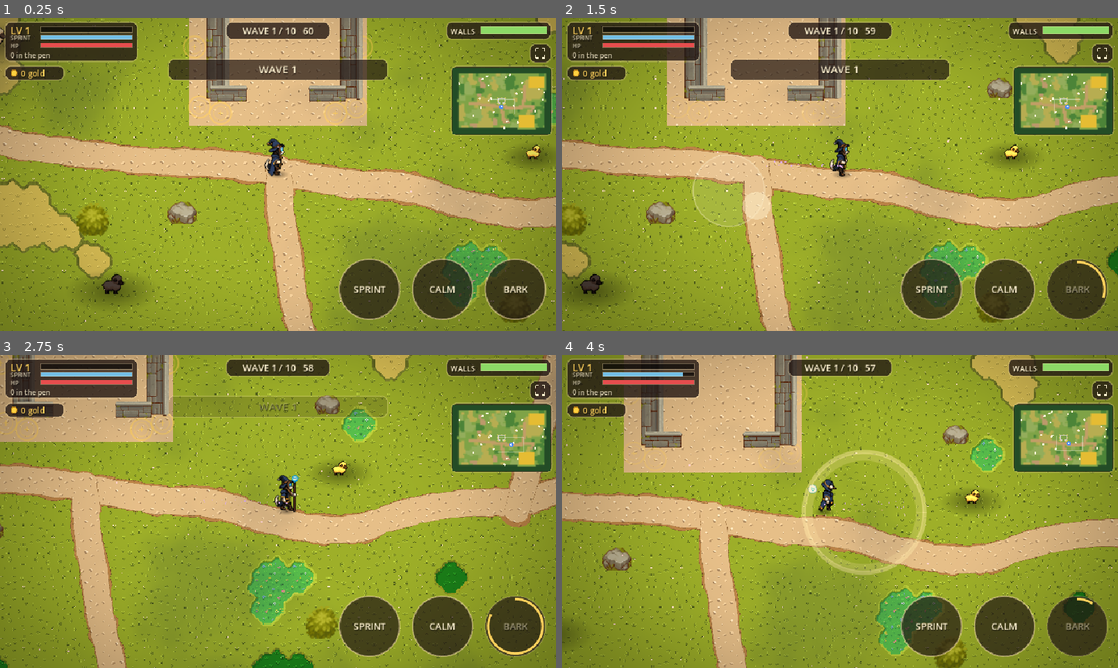
Above: before the commit, frames 1-4 (two rows, left to right).
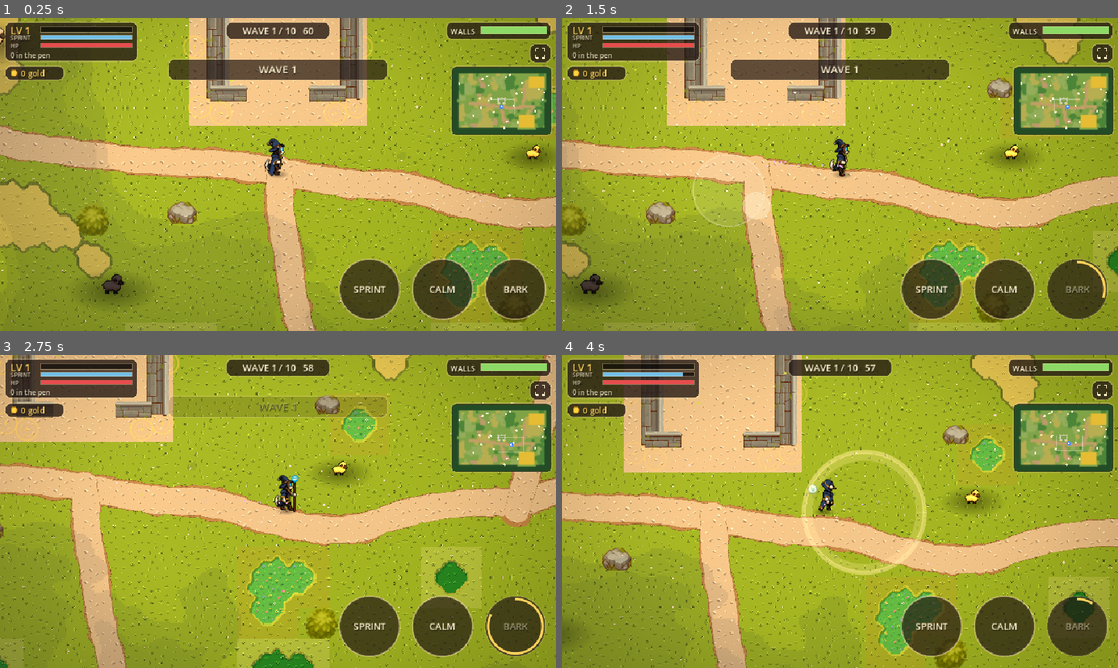
Above: after the commit, the same moments.

Repository: SavageLion/EigthArcanum
Game: Godot game, scene res://main.tscn
The game is run twice, just before and just after one commit, with the same random seed, the same clock (stepped at 60 frames per second) and the same inputs.
Inputs (mouse positions are in pixels of both pictures, inside the frame that each line leads up to):
- Up to frame 1 (0.25 s): no input
- Up to frame 2 (1.5 s): tap Enter at 0.5 s; move the mouse to (962, 158) at 0.52 s; hold D 0.53-1.25 s; tap 1 at 0.6 s; click (962, 158) at 0.67 s; tap Space at 0.77, 1.07 s; drag from (728, 190) to (812, 237) at 1.27 s
- Up to frame 3 (2.75 s): move the mouse to (333, 442) at 2.02 s; hold D from 2.03 s (still down); tap 3 at 2.1 s
- Up to frame 4 (4 s): release D at 2.75 s; drag from (812, 574) to (673, 464) at 2.77 s; move the mouse to (1006, 558) at 3.52 s; hold A from 3.53 s (still down); hold Shift from 3.53 s (still down); tap Space at 3.77 s

The runs differ from the first frame. In frame 1, 7.1% of the frame differs, in the area x 0-100%, y 0-100%; in frame 2, 12%; in frame 3, 16%; in frame 4, 15%.

Commit message:
Survivors: flat sunlit look, crisp cloud shadows, butterflies, petals and leaves, harmonised ground colours
Co-Authored-By: Claude Sonnet 5.5 <noreply@anthropic.com>

Diff:
--- /dev/null
+++ b/prototypes/sheepdog-survivors/butterfly_fx.gd
@@ -0,0 +1,33 @@
+class_name Butterfly
+extends Node2D
+# A small flat-coloured butterfly that wanders around a home spot.
+
+var home: Vector2 = Vector2.ZERO
+var col: Color = Color(1.0, 0.85, 0.3)
+var t: float = 0.0
+var target: Vector2 = Vector2.ZERO
+var heading: float = 0.0
+var speed: float = 22.0
+
+func _ready() -> void:
+	t = randf() * 10.0
+	target = home
+
+func _process(delta: float) -> void:
+	t += delta
+	if position.distance_to(target) < 12.0:
+		target = home + Vector2(randf_range(-110.0, 110.0), randf_range(-80.0, 80.0))
+	var d: Vector2 = target - position
+	heading = lerp_angle(heading, d.angle(), minf(1.0, delta * 2.5))
+	position += Vector2.from_angle(heading) * speed * delta
+	queue_redraw()
+
+func _draw() -> void:
+	var flap: float = absf(sin(t * 16.0))
+	var wy: float = -9.0 + sin(t * 3.0) * 2.0
+	var w: float = 2.0 + 4.0 * flap
+	var dark: Color = col.darkened(0.35)
+	draw_circle(Vector2(0, wy + 14.0), 2.4, Color(0, 0, 0, 0.12))
+	draw_colored_polygon(PackedVector2Array([Vector2(0, wy), Vector2(-w, wy - 4.0), Vector2(-w * 1.1, wy + 1.0), Vector2(-w * 0.5, wy + 3.0)]), col)
+	draw_colored_polygon(PackedVector2Array([Vector2(0, wy), Vector2(w, wy - 4.0), Vector2(w * 1.1, wy + 1.0), Vector2(w * 0.5, wy + 3.0)]), col)
+	draw_line(Vector2(0, wy - 3.0), Vector2(0, wy + 3.0), dark, 1.5)
--- a/prototypes/sheepdog-survivors/main.gd
+++ b/prototypes/sheepdog-survivors/main.gd
@@ -139,7 +139,7 @@
 	else:
 		randomize()
 	style_flat = not search.contains("style=painted")
-	look_mode = search.substr(search.find("look=") + 5).to_int() if search.contains("look=") else 0
+	look_mode = search.substr(search.find("look=") + 5).to_int() if search.contains("look=") else 6
 	smoke = OS.get_cmdline_user_args().has("smoke")
 	if OS.has_feature("web"):
 		demo = str(JavaScriptBridge.eval("window.location.search")).contains("demo")
@@ -184,6 +184,7 @@
 		spawn_stray(true)
 	_setup_camera()
 	_setup_layers()
+	_spawn_butterflies()
 	start_wave(1)
 	if demo or smoke:
 		gold = 600
@@ -204,6 +205,28 @@
 				foxes[foxes.size() - 1].position = dog.position + Vector2(-120.0 + 80.0 * float(i), 60.0 + 20.0 * float(i % 2))
 				foxes[foxes.size() - 1].stun = 40.0
 				world.pads[0].position = Vector2(-9999, -9999)
+
+func _spawn_butterflies() -> void:
+	var cols: Array = [Color(1.0, 0.82, 0.25), Color(1.0, 0.95, 0.95), Color(0.95, 0.5, 0.65), Color(0.45, 0.7, 1.0)]
+	var made: int = 0
+	for tries in 600:
+		if made >= 16:
+			break
+		var p := Vector2(randf_range(150.0, WX - 150.0), randf_range(150.0, WY - 150.0))
+		var on_flowers: bool = world.terr_at(p) == World.T_FLOWER
+		if not on_flowers and made >= 10:
+			continue
+		if not on_flowers and tries < 300:
+			continue
+		if world._blocked(p, 10.0) and not on_flowers:
+			continue
+		var b := Butterfly.new()
+		b.home = p
+		b.position = p
+		b.col = cols[randi() % cols.size()]
+		b.z_index = 28
+		add_child(b)
+		made += 1
 
 func _setup_camera() -> void:
 	cam = Camera2D.new()
@@ -232,6 +255,27 @@
 	pollen.color = Color(1.0, 0.86, 0.92, 0.85)
 	pollen.z_index = 40
 	cam.add_child(pollen)
+	for kind in 2:
+		var pet := CPUParticles2D.new()
+		pet.amount = 10
+		pet.lifetime = 9.0
+		pet.preprocess = 9.0
+		pet.local_coords = false
+		pet.emission_shape = CPUParticles2D.EMISSION_SHAPE_RECTANGLE
+		pet.emission_rect_extents = Vector2(560.0, 60.0)
+		pet.position = Vector2(0.0, -300.0)
+		pet.direction = Vector2(0.4, 1.0)
+		pet.spread = 20.0
+		pet.initial_velocity_min = 10.0
+		pet.initial_velocity_max = 28.0
+		pet.gravity = Vector2(8.0, 6.0)
+		pet.angular_velocity_min = -90.0
+		pet.angular_velocity_max = 90.0
+		pet.scale_amount_min = 2.4
+		pet.scale_amount_max = 3.6
+		pet.color = Color(1.0, 0.86, 0.9, 0.95) if kind == 0 else Color(0.78, 0.86, 0.3, 0.95)
+		pet.z_index = 41
+		cam.add_child(pet)
 
 func _setup_layers() -> void:
 	var clouds_layer := CanvasLayer.new()
@@ -638,7 +682,7 @@
 	var z: float = lerpf(cam.zoom.x, target_zoom, minf(1.0, delta * 3.0))
 	cam.zoom = Vector2(z, z)
 	cloud_mat.set_shader_parameter("cam", cam.get_screen_center_position())
-	cloud_mat.set_shader_parameter("view_size", vp())
+	cloud_mat.set_shader_parameter("view_size", vp() / cam.zoom.x)
 	hud.queue_redraw()
 
 # ---------------------------------------------------------------- collisions
--- a/prototypes/sheepdog-survivors/shaders/clouds.gdshader
+++ b/prototypes/sheepdog-survivors/shaders/clouds.gdshader
@@ -1,12 +1,13 @@
 shader_type canvas_item;
-// Slow cloud shadows drifting across the meadow (scrolls with the camera so they feel like they sit on the ground).
+// Slow cloud shadows drifting over the meadow: two crisp pixel-snapped tones, anchored to the ground.
 uniform sampler2D noise_tex : repeat_enable, filter_linear;
 uniform vec2 cam = vec2(0.0);
 uniform vec2 view_size = vec2(960.0, 540.0);
-uniform float strength = 0.16;
+uniform float strength = 0.14;
 void fragment() {
 	vec2 world = cam - view_size * 0.5 + UV * view_size;
-	float n = texture(noise_tex, world * 0.00055 + vec2(TIME * 0.006, TIME * 0.002)).r;
-	float a = smoothstep(0.5, 0.78, n) * strength;
-	COLOR = vec4(0.05, 0.12, 0.2, a);
+	world = floor(world / 3.0) * 3.0;
+	float n = texture(noise_tex, world * 0.0004 + vec2(TIME * 0.004, TIME * 0.0015)).r;
+	float a = step(0.57, n) * 0.6 + step(0.66, n) * 0.4;
+	COLOR = vec4(0.05, 0.1, 0.22, a * strength);
 }
--- a/prototypes/sheepdog-survivors/shaders/look.gdshader
+++ b/prototypes/sheepdog-survivors/shaders/look.gdshader
@@ -92,6 +92,12 @@
 		c = floor(c * 5.0 + 0.5 + d * 0.9) / 5.0;
 		c = c * vec3(1.05, 1.0, 0.92);
 		c *= mix(1.0, vig, 0.25);
+	} else if (mode == 6) {
+		// flat sunlit: gentle warmth, a touch more colour, light from the upper left, soft vignette
+		c = mix(vec3(l), c, 1.14) * vec3(1.05, 1.0, 0.93);
+		c += vec3(1.0, 0.88, 0.55) * 0.05 * clamp(1.15 - uv.x - uv.y * 0.6, 0.0, 1.0);
+		c = (c - 0.5) * 1.05 + 0.5;
+		c *= mix(1.0, vig, 0.2);
 	} else {
 		// bright farm-sim: clean, saturated, little vignette
 		c = mix(vec3(l), c, 1.3);
Not shown, added: prototypes/sheepdog-survivors/art-src/flat_variety.png.import
Binary file added: prototypes/sheepdog-survivors/art-src/life_compare.png
Binary file changed: prototypes/sheepdog-survivors/art/flat/flower.png
Binary file changed: prototypes/sheepdog-survivors/art/flat/lush.png
Not shown, added: prototypes/sheepdog-survivors/butterfly_fx.gd.uid
